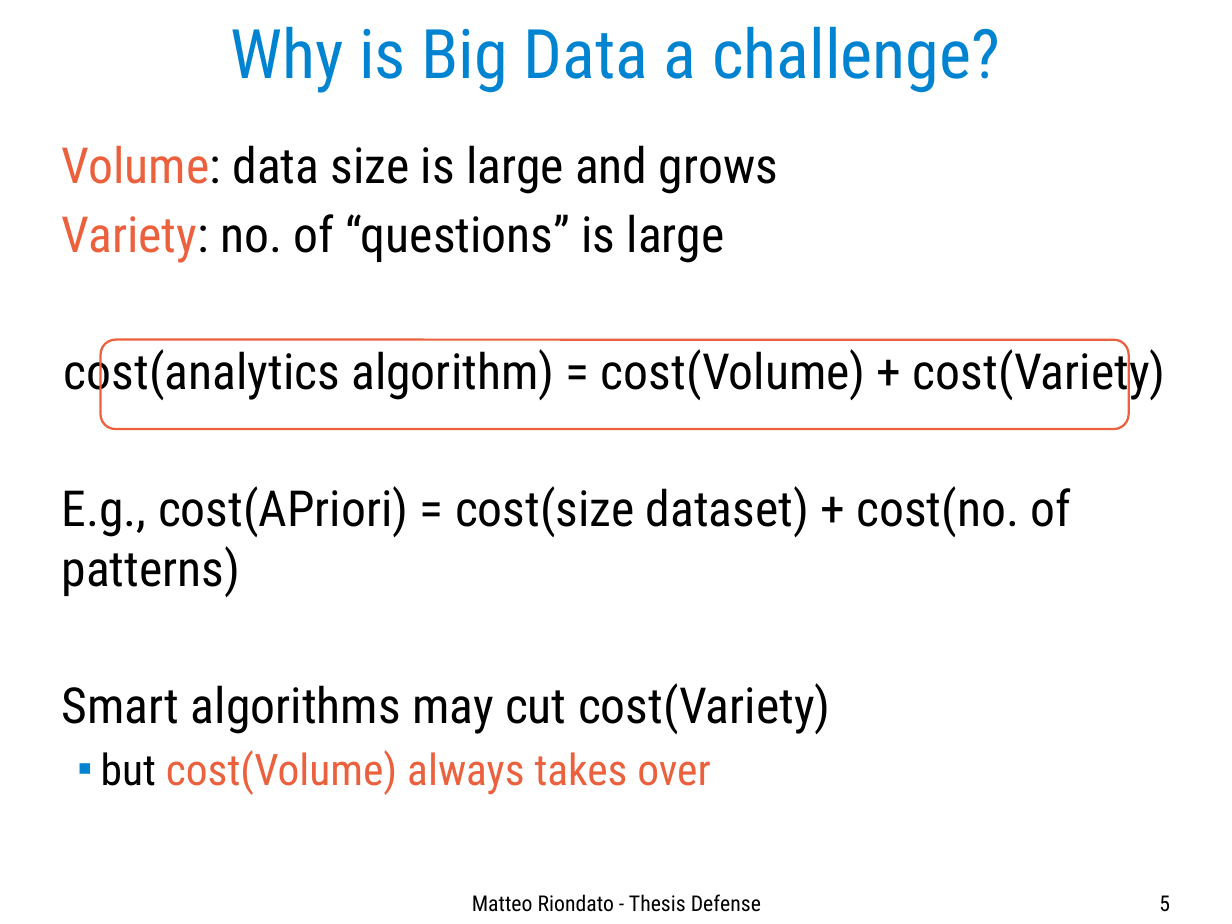
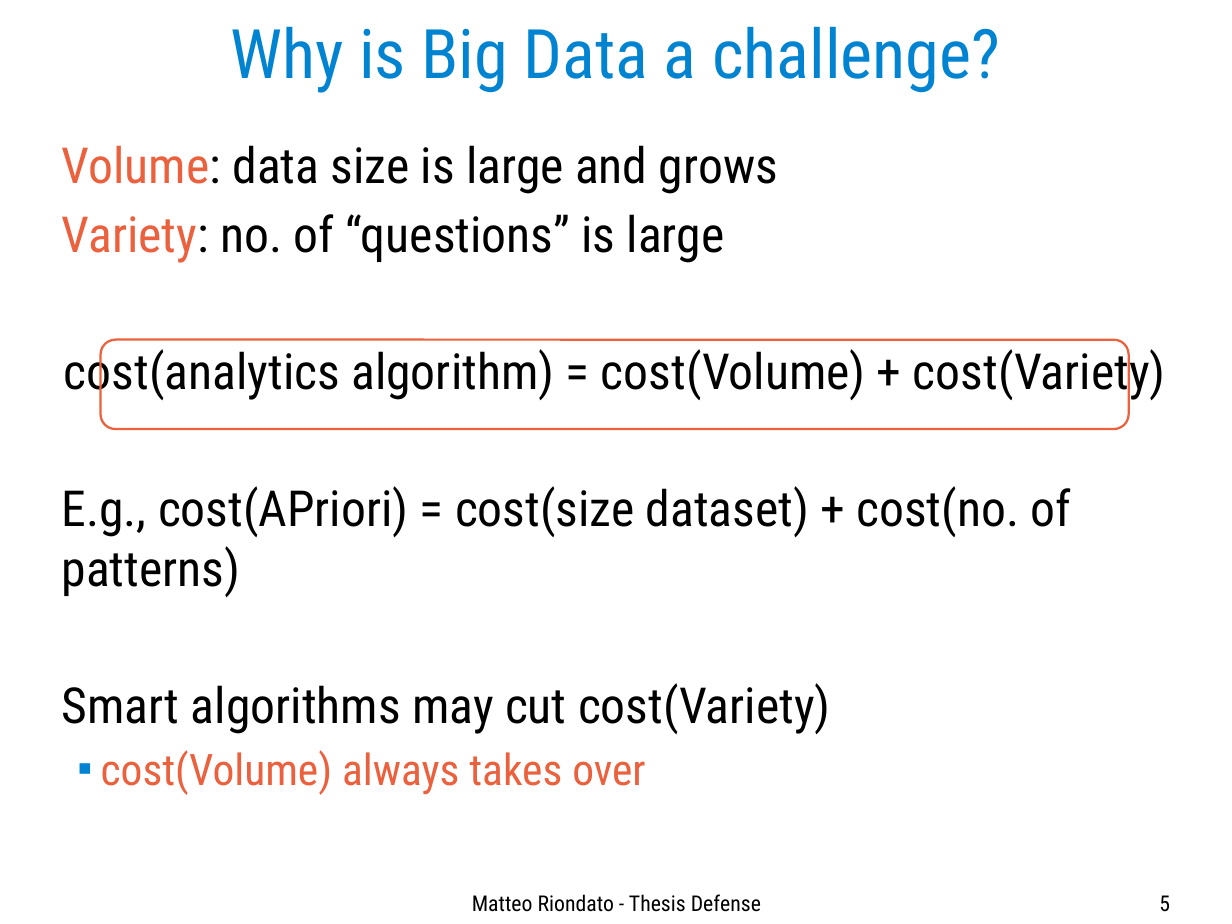
Before and after one commit to ZhizhongIsaacChen/dissertation, a slide deck: slide 5 of defense/Defense-talk.odp. Drawn at 1232x924 pixels with LibreOffice and Linux fonts; fonts in the diff are those of the drawing. Boxes give left, top, right and bottom in pixels: in the first picture for what was removed or moved away, otherwise in the second. Text is boxed around its words. In the diff, an @@ line names an element or a change of style, - is before the commit and + after.

```diff
--- a/defense/Defense-talk.odp
+++ b/defense/Defense-talk.odp
@@ text at <box>101,750,645,795</box>: text changed @@
-  ■ but cost(Volume) always takes over
+  ■ cost(Volume) always takes over
```
Also in this commit, not shown: 26 other slides changed.
